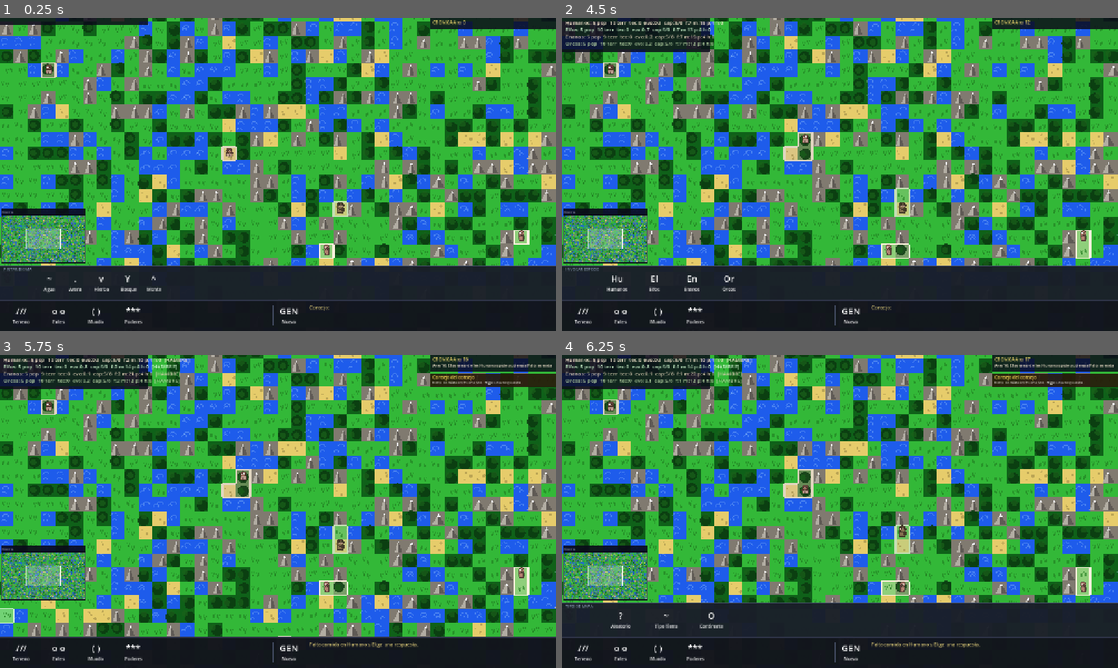
Above: before the commit, frames 1-4 (two rows, left to right).
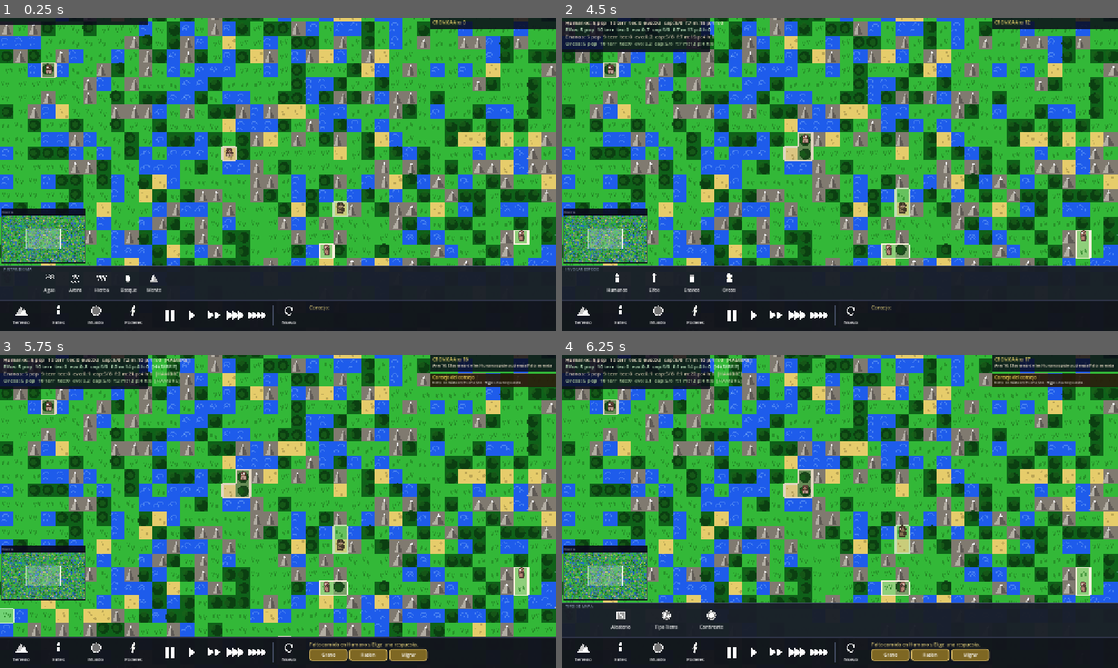
Above: after the commit, the same moments.

Repository: scastorina/civilizatio
Game: Godot game, scene res://scenes/Main.tscn
Two runs of this game, one before a commit and one after it. Both use one fixed random seed, a clock stepped at 60 frames per second and the inputs below.
Inputs (mouse positions are in pixels of both pictures, inside the frame that each line leads up to):
- Up to frame 1 (0.25 s): no input
- Up to frame 2 (4.5 s): click (639, 284) at 0.5 s, where only the run before the commit has a clickable "."; click (662, 284) at 1.25 s, where only the run before the commit has a clickable "v"; click (689, 284) at 2 s, where only the run before the commit has a clickable "Y"; click (584, 315) at 2.75 s, where only the run before the commit has a clickable "///"; click (584, 315) at 3.5 s, where only the run after the commit has a clickable "Terreno"; click (623, 315) at 4.25 s, where only the run before the commit has a clickable "o o"
- Up to frame 3 (5.75 s): click (61, 652) at 5 s, where only the run after the commit has a clickable "Entes"
- Up to frame 4 (6.25 s): click (656, 652) at 5.75 s, where only the run after the commit has a clickable "Mundo"

The runs differ from the first frame. In frame 1, 0.7% of the frame differs, in the area x 2-54%, y 82-98%; in frame 2, 0.7%; in frame 3, 1.3%; in frame 4, 1.5%, in the area x 2-77%, y 81-98%.

Commit message:
Add IconDrawer: vector icons for all UI buttons
New scripts/IconDrawer.gd draws every button icon programmatically:
- Tab buttons: mountain silhouette, standing figure, globe with grid, lightning bolt
- Speed buttons: pause bars, play/double/triple/quad arrows
- Biome buttons: wave arcs, sun+dunes, grass blades, tree canopy, mountain peak
- Power buttons: meteor+trail, bolt, flame, skull+teeth, rain cloud, starburst
- Map buttons: dice face, globe+continents, single island
- Regen button: circular refresh arrow
- Species buttons: person silhouette, elf+pointed ears, dwarf+helmet+beard, orc+tusks

GameUI.gd updated:
- Replace all text/ASCII icon strings with icon_type keys
- _make_icon_btn() now adds an IconDrawer child instead of text Label
- _make_text_btn() added for chronicle reply buttons (need btn.text at runtime)
- BIOME_ICONS / POWER_ICONS / TAB_DEFS / SPEED_DEFS now use icon_type strings

Co-Authored-By: Claude Sonnet 4.6 <noreply@anthropic.com>

Diff:
--- a/scripts/GameUI.gd
+++ b/scripts/GameUI.gd
@@ -1,5 +1,7 @@
 extends CanvasLayer
 class_name GameUI
+
+const IconDrawerScript = preload("res://scripts/IconDrawer.gd")
 
 signal biome_selected(idx: int)
 signal species_selected(idx: int)
@@ -19,7 +21,7 @@
 # ── Data tables ──────────────────────────────────────────────────────────────
 
 const BIOMES: Array[String]       = ["water",  "sand",   "grass",   "forest",  "mountain"]
-const BIOME_ICONS: Array[String]  = ["~",      ".",      "v",       "Y",       "^"]
+const BIOME_ICONS: Array[String]  = ["biome_water", "biome_sand", "biome_grass", "biome_forest", "biome_mountain"]
 const BIOME_LABELS: Array[String] = ["Agua",   "Arena",  "Hierba",  "Bosque",  "Monte"]
 const BIOME_COLORS: Array[Color]  = [
 	Color(0.12, 0.46, 0.92),   # water   – vivid blue
@@ -30,7 +32,7 @@
 ]
 
 const POWERS: Array[String]        = ["meteor",   "lightning", "fire",   "plague", "rain",    "blessing"]
-const POWER_ICONS: Array[String]   = ["*",        "z",         "W",      "x",      "~",       "o"]
+const POWER_ICONS: Array[String]   = ["power_meteor", "power_lightning", "power_fire", "power_plague", "power_rain", "power_blessing"]
 const POWER_LABELS: Array[String]  = ["Meteoro",  "Rayo",      "Fuego",  "Plaga",  "Lluvia",  "Bendic"]
 const POWER_COLORS: Array[Color]   = [
 	Color(0.92, 0.35, 0.08),   # meteor    – deep orange
@@ -41,21 +43,21 @@
 	Color(0.98, 0.88, 0.16),   # blessing  – gold
 ]
 
-# Tab: [id, big_icon, label, accent_color]
+# Tab: [id, icon_type, label, accent_color]
 const TAB_DEFS: Array[Array] = [
-	["terrain",  "///",  "Terreno",  Color(0.18, 0.82, 0.36)],
-	["entities", "o o",  "Entes",    Color(0.95, 0.58, 0.14)],
-	["world",    "( )",  "Mundo",    Color(0.18, 0.62, 0.96)],
-	["powers",   "***",  "Poderes",  Color(0.95, 0.22, 0.22)],
+	["terrain",  "tab_terrain",  "Terreno",  Color(0.18, 0.82, 0.36)],
+	["entities", "tab_entities", "Entes",    Color(0.95, 0.58, 0.14)],
+	["world",    "tab_world",    "Mundo",    Color(0.18, 0.62, 0.96)],
+	["powers",   "tab_powers",   "Poderes",  Color(0.95, 0.22, 0.22)],
 ]
 
-# Speed: [idx, label, color]
+# Speed: [idx, icon_type, color]
 const SPEED_DEFS: Array[Array] = [
-	[0, "  II  ", Color(0.88, 0.22, 0.22)],
-	[1, "  >  ",  Color(0.22, 0.82, 0.38)],
-	[2, " >>  ",  Color(0.55, 0.84, 0.22)],
-	[3, " >>> ",  Color(0.95, 0.85, 0.18)],
-	[4, ">>>>",   Color(0.95, 0.50, 0.12)],
+	[0, "pause",   Color(0.88, 0.22, 0.22)],
+	[1, "speed_1", Color(0.22, 0.82, 0.38)],
+	[2, "speed_2", Color(0.55, 0.84, 0.22)],
+	[3, "speed_3", Color(0.95, 0.85, 0.18)],
+	[4, "speed_4", Color(0.95, 0.50, 0.12)],
 ]
 
 # ── State ────────────────────────────────────────────────────────────────────
@@ -163,9 +165,9 @@
 	# ── Speed buttons ──
 	for sd: Array in SPEED_DEFS:
 		var si   := sd[0] as int
-		var slbl := sd[1] as String
+		var sico := sd[1] as String
 		var scol := sd[2] as Color
-		var btn  := _make_icon_btn(slbl, "", scol, 46.0, float(BTN))
+		var btn  := _make_icon_btn(sico, "", scol, 46.0, float(BTN))
 		btn.position = Vector2(x, yc)
 		bar.add_child(btn)
 		_speed_btns[si] = btn
@@ -175,7 +177,7 @@
 	x += PAD; _divider(bar, x, yc); x += GAP + 5.0
 
 	# ── Regen button ──
-	var regen := _make_icon_btn("GEN", "Nuevo", Color(0.80, 0.50, 0.15), 58.0, float(BTN))
+	var regen := _make_icon_btn("regen", "Nuevo", Color(0.80, 0.50, 0.15), 58.0, float(BTN))
 	regen.position = Vector2(x, yc)
 	bar.add_child(regen)
 	regen.pressed.connect(func(): regenerate_requested.emit())
@@ -193,7 +195,7 @@
 	bar.add_child(_chronicle_prompt_label)
 
 	for i in range(3):
-		var reply_btn := _make_icon_btn("...", "", Color(0.80, 0.65, 0.22), 88.0, 28.0)
+		var reply_btn := _make_text_btn(Color(0.80, 0.65, 0.22), 88.0, 28.0)
 		reply_btn.position = Vector2(x + i * 92.0, yc + 20.0)
 		reply_btn.visible = false
 		var oi := i
@@ -241,9 +243,8 @@
 		var sp    := _species_data[i] as Dictionary
 		var sname := sp["name"] as String
 		var scol  := sp["color"] as Color
-		# Use initials as icon, species color as button color
-		var icon  := sname.substr(0, 2)
-		var btn   := _make_icon_btn(icon, sname, scol, 82.0, float(BTN))
+		var icon_type := "species_" + sname.to_lower()
+		var btn   := _make_icon_btn(icon_type, sname, scol, 82.0, float(BTN))
 		btn.position = Vector2(x, yc)
 		_entity_content.add_child(btn)
 		_species_btns.append(btn)
@@ -265,9 +266,9 @@
 	x += 78.0
 
 	var maps: Array[Array] = [
-		[0, "?",  "Aleatorio",   Color(0.58, 0.55, 0.90)],
-		[1, "~",  "Tipo Tierra", Color(0.22, 0.75, 0.45)],
-		[2, "O",  "Continente",  Color(0.18, 0.65, 0.92)],
+		[0, "map_random",    "Aleatorio",   Color(0.58, 0.55, 0.90)],
+		[1, "map_earthlike", "Tipo Tierra", Color(0.22, 0.75, 0.45)],
+		[2, "map_continent", "Continente",  Color(0.18, 0.65, 0.92)],
 	]
 	for md: Array in maps:
 		var mi  := md[0] as int
@@ -406,12 +407,14 @@
 
 # ── Widget factories ──────────────────────────────────────────────────────────
 
-# Two-line icon button: large symbol on top, small label below.
-# When label is empty the icon fills the whole button (speed / regen).
-func _make_icon_btn(icon: String, label: String, color: Color,
+# Icon button using IconDrawer for vector graphics.
+# icon_type  — key passed to IconDrawer (e.g. "tab_terrain", "power_fire")
+# label      — text shown below the icon; pass "" for icon-only (speed/regen)
+func _make_icon_btn(icon_type: String, label: String, color: Color,
 		w: float = BTN, h: float = BTN) -> Button:
 	var btn := Button.new()
 	btn.size = Vector2(w, h)
+	btn.text = ""
 	btn.focus_mode = Control.FOCUS_NONE
 	btn.clip_children = CanvasItem.CLIP_CHILDREN_ONLY
 
@@ -421,38 +424,51 @@
 	btn.add_theme_stylebox_override("focus",   _style_btn(color, false))
 
 	if label == "":
-		btn.text = icon
-		btn.add_theme_font_size_override("font_size", 14)
-		btn.add_theme_color_override("font_color",       Color.WHITE)
-		btn.add_theme_color_override("font_color_hover", Color.WHITE)
+		# Icon fills the whole button
+		var dr := IconDrawerScript.new()
+		dr.icon_type  = icon_type
+		dr.icon_color = Color.WHITE
+		dr.position   = Vector2.ZERO
+		dr.size       = Vector2(w, h)
+		btn.add_child(dr)
 		return btn
 
-	# Two-row layout
-	btn.text = ""
-
-	var icon_lbl := Label.new()
-	icon_lbl.text = icon
-	icon_lbl.horizontal_alignment = HORIZONTAL_ALIGNMENT_CENTER
-	icon_lbl.vertical_alignment   = VERTICAL_ALIGNMENT_CENTER
-	icon_lbl.position = Vector2(0.0, 3.0)
-	icon_lbl.size     = Vector2(w, h * 0.54)
-	icon_lbl.mouse_filter = Control.MOUSE_FILTER_IGNORE
-	icon_lbl.add_theme_font_size_override("font_size", 20)
-	icon_lbl.add_theme_color_override("font_color", Color.WHITE)
-	btn.add_child(icon_lbl)
+	# Two-row layout: icon top ~60%, label bottom ~38%
+	var icon_h := h * 0.60
+	var dr2 := IconDrawerScript.new()
+	dr2.icon_type  = icon_type
+	dr2.icon_color = Color.WHITE
+	dr2.position   = Vector2(0.0, 2.0)
+	dr2.size       = Vector2(w, icon_h - 2.0)
+	btn.add_child(dr2)
 
 	var name_lbl := Label.new()
 	name_lbl.text = label
 	name_lbl.horizontal_alignment = HORIZONTAL_ALIGNMENT_CENTER
 	name_lbl.vertical_alignment   = VERTICAL_ALIGNMENT_CENTER
-	name_lbl.position = Vector2(1.0, h * 0.57)
-	name_lbl.size     = Vector2(w - 2.0, h * 0.40)
+	name_lbl.position = Vector2(1.0, icon_h)
+	name_lbl.size     = Vector2(w - 2.0, h * 0.38)
 	name_lbl.mouse_filter = Control.MOUSE_FILTER_IGNORE
 	name_lbl.add_theme_font_size_override("font_size", 10)
 	name_lbl.add_theme_color_override("font_color", Color(1.0, 1.0, 1.0, 0.92))
 	name_lbl.clip_text = true
 	btn.add_child(name_lbl)
 
+	return btn
+
+
+# Plain text button (used for chronicle reply options that display dynamic text)
+func _make_text_btn(color: Color, w: float, h: float) -> Button:
+	var btn := Button.new()
+	btn.size = Vector2(w, h)
+	btn.focus_mode = Control.FOCUS_NONE
+	btn.add_theme_stylebox_override("normal",  _style_btn(color, false))
+	btn.add_theme_stylebox_override("hover",   _style_flat(color.darkened(0.12), Color.WHITE, 3))
+	btn.add_theme_stylebox_override("pressed", _style_flat(color.darkened(0.05), Color.WHITE, 3))
+	btn.add_theme_stylebox_override("focus",   _style_btn(color, false))
+	btn.add_theme_font_size_override("font_size", 10)
+	btn.add_theme_color_override("font_color",       Color.WHITE)
+	btn.add_theme_color_override("font_color_hover", Color.WHITE)
 	return btn
 
 
--- /dev/null
+++ b/scripts/IconDrawer.gd
@@ -0,0 +1,356 @@
+extends Control
+class_name IconDrawer
+
+## Draws a vector icon inside its bounds.
+## Set icon_type and icon_color before adding to the scene tree.
+
+var icon_type:  String = ""
+var icon_color: Color  = Color.WHITE
+
+func _ready() -> void:
+	mouse_filter = Control.MOUSE_FILTER_IGNORE
+
+func _draw() -> void:
+	var w  := size.x
+	var h  := size.y
+	var cx := w * 0.5
+	var cy := h * 0.5
+	var s  := minf(w, h) * 0.40
+	var ic := icon_color
+
+	match icon_type:
+
+		# ── Tab buttons ───────────────────────────────────────────────────────
+
+		"tab_terrain":
+			# Two overlapping mountain silhouettes + ground line
+			draw_colored_polygon(PackedVector2Array([
+				Vector2(cx-s*1.05, cy+s*0.72),
+				Vector2(cx-s*0.10, cy-s*0.82),
+				Vector2(cx+s*0.72, cy+s*0.72),
+			]), ic.darkened(0.22))
+			draw_colored_polygon(PackedVector2Array([
+				Vector2(cx-s*0.22, cy+s*0.72),
+				Vector2(cx+s*0.54, cy-s*0.44),
+				Vector2(cx+s*1.05, cy+s*0.72),
+			]), ic)
+			draw_line(
+				Vector2(cx-s*1.10, cy+s*0.72),
+				Vector2(cx+s*1.10, cy+s*0.72),
+				ic.lightened(0.35), 1.5)
+
+		"tab_entities":
+			# Standing person silhouette
+			draw_circle(Vector2(cx, cy-s*0.62), s*0.32, ic)
+			draw_colored_polygon(PackedVector2Array([
+				Vector2(cx-s*0.34, cy-s*0.24),
+				Vector2(cx+s*0.34, cy-s*0.24),
+				Vector2(cx+s*0.26, cy+s*0.72),
+				Vector2(cx-s*0.26, cy+s*0.72),
+			]), ic)
+
+		"tab_world":
+			# Globe: filled ocean disk + grid lines
+			draw_circle(Vector2(cx, cy), s*0.82, ic.darkened(0.54))
+			draw_circle(Vector2(cx, cy), s*0.82, ic, false, 2.0)
+			draw_line(Vector2(cx-s*0.82, cy),         Vector2(cx+s*0.82, cy),         ic.lightened(0.16), 1.2)
+			draw_line(Vector2(cx-s*0.70, cy-s*0.44),  Vector2(cx+s*0.70, cy-s*0.44),  ic.darkened(0.08),  0.8)
+			draw_line(Vector2(cx-s*0.70, cy+s*0.44),  Vector2(cx+s*0.70, cy+s*0.44),  ic.darkened(0.08),  0.8)
+			draw_line(Vector2(cx,         cy-s*0.83), Vector2(cx,         cy+s*0.83), ic.lightened(0.10), 0.8)
+
+		"tab_powers":
+			_draw_bolt(cx, cy, s, ic)
+
+		# ── Speed buttons ─────────────────────────────────────────────────────
+
+		"pause":
+			draw_rect(Rect2(cx-s*0.54, cy-s*0.70, s*0.36, s*1.40), ic)
+			draw_rect(Rect2(cx+s*0.18, cy-s*0.70, s*0.36, s*1.40), ic)
+
+		"speed_1":
+			_draw_arrow(cx, cy, s, ic)
+
+		"speed_2":
+			_draw_arrow(cx-s*0.40, cy, s, ic)
+			_draw_arrow(cx+s*0.40, cy, s, ic)
+
+		"speed_3":
+			_draw_arrow(cx-s*0.70, cy, s, ic)
+			_draw_arrow(cx,        cy, s, ic)
+			_draw_arrow(cx+s*0.70, cy, s, ic)
+
+		"speed_4":
+			for i in 4:
+				_draw_arrow(cx + (float(i)-1.5)*s*0.54, cy, s*0.88, ic)
+
+		# ── Biome buttons ─────────────────────────────────────────────────────
+
+		"biome_water":
+			for i in 2:
+				var wy := cy + float(i)*s*0.50 - s*0.30
+				draw_arc(Vector2(cx-s*0.28, wy), s*0.44, PI, TAU, 10, ic,                 2.0)
+				draw_arc(Vector2(cx+s*0.50, wy), s*0.38, PI, TAU,  8, ic.lightened(0.22), 1.5)
+
+		"biome_sand":
+			# Sun with rays
+			draw_circle(Vector2(cx, cy-s*0.44), s*0.28, ic)
+			for i in 6:
+				var ra := deg_to_rad(float(i)*60.0)
+				draw_line(
+					Vector2(cx+cos(ra)*s*0.40, cy-s*0.44+sin(ra)*s*0.40),
+					Vector2(cx+cos(ra)*s*0.62, cy-s*0.44+sin(ra)*s*0.62),
+					ic, 1.5)
+			# Wavy ground
+			draw_arc(Vector2(cx-s*0.40, cy+s*0.46), s*0.28, 0.0, PI, 8, ic.lightened(0.20), 2.0)
+			draw_arc(Vector2(cx+s*0.20, cy+s*0.46), s*0.28, 0.0, PI, 8, ic.lightened(0.14), 2.0)
+
+		"biome_grass":
+			# Three V-shaped grass blades
+			for i in 3:
+				var bx := cx + (float(i)-1.0)*s*0.58
+				draw_line(Vector2(bx, cy+s*0.56), Vector2(bx-s*0.22, cy-s*0.60), ic, 2.0)
+				draw_line(Vector2(bx, cy+s*0.56), Vector2(bx+s*0.22, cy-s*0.60), ic, 2.0)
+
+		"biome_forest":
+			# Tree: trunk + layered canopy circles
+			draw_rect(Rect2(cx-s*0.16, cy+s*0.14, s*0.32, s*0.60), ic.darkened(0.40))
+			draw_circle(Vector2(cx, cy+s*0.10), s*0.48, ic)
+			draw_circle(Vector2(cx, cy-s*0.12), s*0.40, ic.lightened(0.06))
+			draw_circle(Vector2(cx, cy-s*0.32), s*0.28, ic.lightened(0.18))
+
+		"biome_mountain":
+			# Two-tone triangle + snow cap
+			draw_colored_polygon(PackedVector2Array([
+				Vector2(cx,        cy-s*0.80),
+				Vector2(cx-s*0.72, cy+s*0.62),
+				Vector2(cx,        cy+s*0.62),
+			]), ic.lightened(0.18))
+			draw_colored_polygon(PackedVector2Array([
+				Vector2(cx,        cy-s*0.80),
+				Vector2(cx,        cy+s*0.62),
+				Vector2(cx+s*0.72, cy+s*0.62),
+			]), ic.darkened(0.28))
+			draw_colored_polygon(PackedVector2Array([
+				Vector2(cx,        cy-s*0.80),
+				Vector2(cx-s*0.22, cy-s*0.40),
+				Vector2(cx+s*0.22, cy-s*0.40),
+			]), Color(0.96, 0.96, 0.98, 0.96))
+			draw_line(
+				Vector2(cx-s*0.76, cy+s*0.62),
+				Vector2(cx+s*0.76, cy+s*0.62),
+				ic.darkened(0.30), 1.5)
+
+		# ── Power buttons ─────────────────────────────────────────────────────
+
+		"power_meteor":
+			# Trail (fading circles)
+			for i in 4:
+				var tt  := float(i) / 3.0
+				var tca := Color(ic.r, ic.g, ic.b, 0.22+tt*0.45)
+				draw_circle(
+					Vector2(cx-s*0.55+tt*s*0.40, cy-s*0.55+tt*s*0.40),
+					s*(0.05+tt*0.10), tca)
+			# Rock body
+			draw_circle(Vector2(cx+s*0.22, cy+s*0.22), s*0.36, ic)
+			draw_circle(Vector2(cx+s*0.22, cy+s*0.22), s*0.36, ic.darkened(0.30), false, 1.5)
+			# Highlight
+			draw_circle(Vector2(cx+s*0.08, cy+s*0.06), s*0.14, ic.lightened(0.40))
+
+		"power_lightning":
+			_draw_bolt(cx, cy, s, ic)
+
+		"power_fire":
+			# Outer flame body
+			draw_colored_polygon(PackedVector2Array([
+				Vector2(cx-s*0.44, cy+s*0.72),
+				Vector2(cx+s*0.44, cy+s*0.72),
+				Vector2(cx+s*0.22, cy+s*0.04),
+				Vector2(cx+s*0.50, cy+s*0.24),
+				Vector2(cx+s*0.04, cy-s*0.78),
+				Vector2(cx-s*0.50, cy+s*0.24),
+				Vector2(cx-s*0.22, cy+s*0.04),
+			]), ic)
+			# Inner hot core
+			draw_colored_polygon(PackedVector2Array([
+				Vector2(cx-s*0.22, cy+s*0.72),
+				Vector2(cx+s*0.22, cy+s*0.72),
+				Vector2(cx,        cy-s*0.24),
+			]), Color(1.0, 0.96, 0.55, 0.90))
+
+		"power_plague":
+			# Skull: round head + eye sockets + nose + jaw + teeth
+			draw_circle(Vector2(cx, cy-s*0.12), s*0.58, ic)
+			draw_circle(Vector2(cx, cy-s*0.12), s*0.58, ic.darkened(0.25), false, 1.5)
+			# Eye sockets
+			draw_circle(Vector2(cx-s*0.22, cy-s*0.18), s*0.17, Color(0.06, 0.05, 0.05, 0.92))
+			draw_circle(Vector2(cx+s*0.22, cy-s*0.18), s*0.17, Color(0.06, 0.05, 0.05, 0.92))
+			# Nose triangle
+			draw_colored_polygon(PackedVector2Array([
+				Vector2(cx-s*0.09, cy+s*0.06),
+				Vector2(cx+s*0.09, cy+s*0.06),
+				Vector2(cx,        cy+s*0.22),
+			]), Color(0.06, 0.05, 0.05, 0.85))
+			# Jaw block
+			draw_rect(Rect2(cx-s*0.38, cy+s*0.30, s*0.76, s*0.36), ic)
+			draw_rect(Rect2(cx-s*0.38, cy+s*0.30, s*0.76, s*0.36), ic.darkened(0.30), false, 1.0)
+			# Teeth gaps
+			for i in 3:
+				draw_rect(
+					Rect2(cx-s*0.30+float(i)*s*0.28, cy+s*0.32, s*0.16, s*0.30),
+					Color(0.06, 0.05, 0.05, 0.88))
+
+		"power_rain":
+			# Cloud (overlapping circles + fill rect)
+			draw_circle(Vector2(cx-s*0.18, cy-s*0.26), s*0.34, ic)
+			draw_circle(Vector2(cx+s*0.22, cy-s*0.32), s*0.28, ic)
+			draw_circle(Vector2(cx-s*0.44, cy-s*0.16), s*0.24, ic)
+			draw_rect(Rect2(cx-s*0.68, cy-s*0.26, s*0.98, s*0.34), ic)
+			# Rain drops
+			for i in 4:
+				var dx := cx - s*0.46 + float(i)*s*0.30
+				draw_line(Vector2(dx, cy+s*0.22), Vector2(dx-s*0.08, cy+s*0.64), ic.lightened(0.26), 1.5)
+
+		"power_blessing":
+			# Star burst: filled circle + 8 main rays + 8 thin diagonal rays
+			draw_circle(Vector2(cx, cy), s*0.34, ic)
+			for i in 8:
+				var ra := deg_to_rad(float(i)*45.0)
+				draw_line(
+					Vector2(cx+cos(ra)*s*0.44, cy+sin(ra)*s*0.44),
+					Vector2(cx+cos(ra)*s*0.82, cy+sin(ra)*s*0.82),
+					ic, 2.0)
+			for i in 8:
+				var ra := deg_to_rad(float(i)*45.0 + 22.5)
+				draw_line(
+					Vector2(cx+cos(ra)*s*0.38, cy+sin(ra)*s*0.38),
+					Vector2(cx+cos(ra)*s*0.60, cy+sin(ra)*s*0.60),
+					ic.lightened(0.20), 1.0)
+
+		# ── Map type buttons ──────────────────────────────────────────────────
+
+		"map_random":
+			# Dice with 3 dots
+			var half := s*0.68
+			draw_rect(Rect2(cx-half, cy-half, half*2.0, half*2.0), ic.darkened(0.38))
+			draw_rect(Rect2(cx-half, cy-half, half*2.0, half*2.0), ic, false, 2.0)
+			draw_circle(Vector2(cx-half*0.44, cy-half*0.44), s*0.13, ic)
+			draw_circle(Vector2(cx,           cy),           s*0.13, ic)
+			draw_circle(Vector2(cx+half*0.44, cy+half*0.44), s*0.13, ic)
+
+		"map_earthlike":
+			# Globe with continent blobs
+			draw_circle(Vector2(cx, cy), s*0.78, ic.darkened(0.52))
+			draw_circle(Vector2(cx, cy), s*0.78, ic, false, 1.5)
+			draw_circle(Vector2(cx-s*0.20, cy-s*0.18), s*0.32, ic.lightened(0.20))
+			draw_circle(Vector2(cx+s*0.32, cy+s*0.22), s*0.24, ic.lightened(0.12))
+			draw_circle(Vector2(cx-s*0.30, cy+s*0.32), s*0.20, ic.lightened(0.08))
+
+		"map_continent":
+			# Single large island in ocean
+			draw_circle(Vector2(cx, cy), s*0.78, ic.darkened(0.52))
+			draw_circle(Vector2(cx, cy), s*0.78, ic, false, 1.5)
+			draw_circle(Vector2(cx, cy-s*0.05), s*0.50, ic.lightened(0.18))
+			draw_circle(Vector2(cx, cy-s*0.05), s*0.38, ic.lightened(0.06))
+
+		# ── Regen button ──────────────────────────────────────────────────────
+
+		"regen":
+			# Circular refresh arrow
+			draw_arc(Vector2(cx, cy), s*0.66, deg_to_rad(40.0), deg_to_rad(340.0), 22, ic, 2.5)
+			# Arrowhead at end of arc (at ~340°)
+			var ea := deg_to_rad(340.0)
+			var ex := cx + cos(ea)*s*0.66
+			var ey := cy + sin(ea)*s*0.66
+			draw_colored_polygon(PackedVector2Array([
+				Vector2(ex,          ey),
+				Vector2(ex-s*0.26,   ey-s*0.10),
+				Vector2(ex-s*0.10,   ey+s*0.26),
+			]), ic)
+
+		# ── Species buttons ───────────────────────────────────────────────────
+
+		"species_humanos":
+			# Classic person silhouette
+			draw_circle(Vector2(cx, cy-s*0.56), s*0.30, ic)
+			draw_colored_polygon(PackedVector2Array([
+				Vector2(cx-s*0.34, cy-s*0.20),
+				Vector2(cx+s*0.34, cy-s*0.20),
+				Vector2(cx+s*0.26, cy+s*0.70),
+				Vector2(cx-s*0.26, cy+s*0.70),
+			]), ic)
+
+		"species_elfos":
+			# Slim figure + pointed ears
+			draw_circle(Vector2(cx, cy-s*0.58), s*0.28, ic)
+			draw_colored_polygon(PackedVector2Array([
+				Vector2(cx-s*0.28, cy-s*0.66), Vector2(cx-s*0.28, cy-s*0.44), Vector2(cx-s*0.60, cy-s*0.78)
+			]), ic)
+			draw_colored_polygon(PackedVector2Array([
+				Vector2(cx+s*0.28, cy-s*0.66), Vector2(cx+s*0.28, cy-s*0.44), Vector2(cx+s*0.60, cy-s*0.78)
+			]), ic)
+			draw_colored_polygon(PackedVector2Array([
+				Vector2(cx-s*0.22, cy-s*0.24),
+				Vector2(cx+s*0.22, cy-s*0.24),
+				Vector2(cx+s*0.16, cy+s*0.70),
+				Vector2(cx-s*0.16, cy+s*0.70),
+			]), ic)
+
+		"species_enanos":
+			# Wide & short: iron helmet + big beard
+			draw_colored_polygon(PackedVector2Array([
+				Vector2(cx-s*0.44, cy-s*0.34),
+				Vector2(cx+s*0.44, cy-s*0.34),
+				Vector2(cx+s*0.34, cy-s*0.80),
+				Vector2(cx-s*0.34, cy-s*0.80),
+			]), ic.darkened(0.32))
+			draw_rect(Rect2(cx-s*0.52, cy-s*0.38, s*1.04, s*0.12), ic.darkened(0.46))
+			# Beard (light)
+			draw_colored_polygon(PackedVector2Array([
+				Vector2(cx-s*0.46, cy-s*0.24),
+				Vector2(cx+s*0.46, cy-s*0.24),
+				Vector2(cx+s*0.40, cy+s*0.72),
+				Vector2(cx-s*0.40, cy+s*0.72),
+			]), ic.lightened(0.26))
+			draw_line(Vector2(cx, cy+s*0.10), Vector2(cx, cy+s*0.72), ic.darkened(0.18), 1.5)
+
+		"species_orcos":
+			# Big head + ivory tusks + wide body
+			draw_circle(Vector2(cx, cy-s*0.36), s*0.50, ic)
+			var ivory_c := Color(0.94, 0.90, 0.76)
+			draw_colored_polygon(PackedVector2Array([
+				Vector2(cx-s*0.12, cy-s*0.04), Vector2(cx-s*0.28, cy-s*0.04), Vector2(cx-s*0.24, cy+s*0.28)
+			]), ivory_c)
+			draw_colored_polygon(PackedVector2Array([
+				Vector2(cx+s*0.12, cy-s*0.04), Vector2(cx+s*0.28, cy-s*0.04), Vector2(cx+s*0.24, cy+s*0.28)
+			]), ivory_c)
+			draw_colored_polygon(PackedVector2Array([
+				Vector2(cx-s*0.50, cy+s*0.18),
+				Vector2(cx+s*0.50, cy+s*0.18),
+				Vector2(cx+s*0.44, cy+s*0.72),
+				Vector2(cx-s*0.44, cy+s*0.72),
+			]), ic)
+
+
+# ── Private helpers ───────────────────────────────────────────────────────────
+
+func _draw_arrow(cx: float, cy: float, s: float, col: Color) -> void:
+	draw_colored_polygon(PackedVector2Array([
+		Vector2(cx - s*0.32, cy - s*0.54),
+		Vector2(cx - s*0.32, cy + s*0.54),
+		Vector2(cx + s*0.44, cy),
+	]), col)
+
+
+func _draw_bolt(cx: float, cy: float, s: float, col: Color) -> void:
+	var pts := PackedVector2Array([
+		Vector2(cx + s*0.26, cy - s*0.88),
+		Vector2(cx - s*0.22, cy - s*0.04),
+		Vector2(cx + s*0.10, cy - s*0.04),
+		Vector2(cx - s*0.26, cy + s*0.88),
+	])
+	# Outer glow
+	draw_polyline(pts, Color(col.r, col.g, col.b, 0.32), s*0.44, false)
+	# Solid bolt
+	draw_polyline(pts, col, s*0.28, false)
+	# Bright core
+	draw_polyline(pts, Color(1.0, 1.0, 0.90, 0.62), s*0.10, false)
